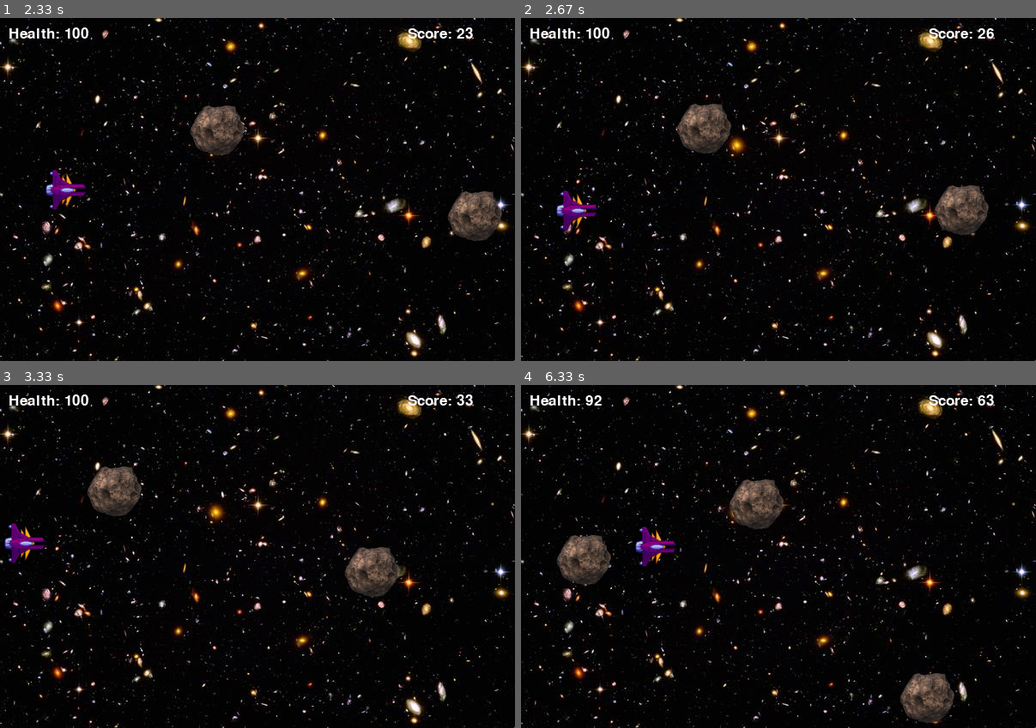
Above: before the commit, frames 1-4 (two rows, left to right).
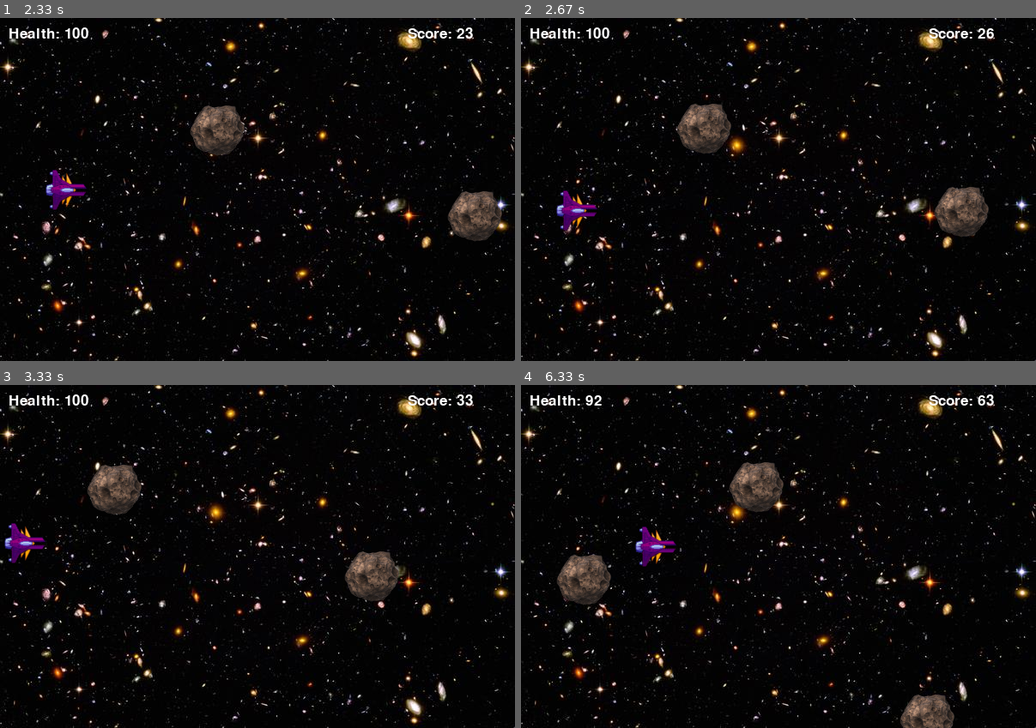
Above: after the commit, the same moments.

Repository: Andoree/Python-Study
Game: pygame game, started from refactoring/python-jango-master/python-jango-master/ProjectGame/Game.py
Same seed, same stepped clock (60 frames per second), same inputs: the game is played once before the commit and once after it.
Inputs:
- Up to frame 1 (2.33 s): hold Right 0.33-0.8 s; hold Up 0.83-1.13 s; hold Right 1.17-1.63 s; hold Left 1.67-2.2 s; hold Down from 2.23 s (still down)
- Up to frame 2 (2.67 s): release Down at 2.53 s; hold Left from 2.57 s (still down)
- Up to frame 3 (3.33 s): release Left at 2.97 s; hold Up from 3 s (still down)
- Up to frame 4 (6.33 s): release Up at 3.37 s; hold Right 3.4-4.03 s; hold Down 4.07-4.43 s; hold Left 4.47-4.93 s; hold Right 4.97-5.43 s; hold Up 5.47-5.77 s; hold Right 5.8-6.27 s; hold Left from 6.3 s (still down)

Frame 1 is identical in both runs. In frame 2, 0.4% of the frame differs, in the area x 80-91%, y 48-64%; in frame 3, 1.1%; in frame 4, 4.1%, in the area x 7-85%, y 22-100%.

Commit message:
FINAL version of refactoring asteroids game

Diff:
--- a/refactoring/python-jango-master/python-jango-master/ProjectGame/Asteroid.py
+++ b/refactoring/python-jango-master/python-jango-master/ProjectGame/Asteroid.py
@@ -2,5 +2,6 @@
 
 
 class Asteroid(FlyingObjects):
-    def __init__(self, cX, cY):
-        FlyingObjects.__init__(self, "asteroid.png", cX, cY)
+    # An: renamed cX, cY
+    def __init__(self, c_x, c_y):
+        FlyingObjects.__init__(self, "asteroid.png", c_x, c_y)
--- a/refactoring/python-jango-master/python-jango-master/ProjectGame/FlyingObjects.py
+++ b/refactoring/python-jango-master/python-jango-master/ProjectGame/FlyingObjects.py
@@ -2,7 +2,8 @@
 
 
 class FlyingObjects(pygame.sprite.Sprite):
-    def __init__(self, img, cX, cY):
+    # An: renamed cX and cY
+    def __init__(self, img, c_x, c_y):
         # Создаем спрайт из картинки
         pygame.init()
         pygame.sprite.Sprite.__init__(self)
@@ -10,8 +11,8 @@
         screen = pygame.display.get_surface()
         self.area = screen.get_rect()
         # Перемещаем картинку в её начальные координаты
-        self.rect.x = cX
-        self.rect.y = cY
+        self.rect.x = c_x
+        self.rect.y = c_y
 
     def load_image(self, name, colorkey=None):  # отображение картинок
         fullname = os.path.join('data', name)
--- a/refactoring/python-jango-master/python-jango-master/ProjectGame/Game.py
+++ b/refactoring/python-jango-master/python-jango-master/ProjectGame/Game.py
@@ -9,10 +9,10 @@
     screen_width = 600
     game_name = "Asteroids"
     x_coord = 5
-    SCREEN_BORDER = 50 # An
-    ASTEROID_SPEED = 1 # An
+    SCREEN_BORDER = 50  # An
+    ASTEROID_SPEED = 1  # An
     y_coord = screen_height / 2
-
+    ASTEROIDS_SPAWN_COORDINATES = ((500, 100), (800, 200), (1200, 350))  # An
     x_speed = 0
     y_speed = 0
 
@@ -21,9 +21,11 @@
 
     shag = 0  # счетчик, определяющий изменение направления движения астероидов
 
-    go1 = 0  # сдвиги астероидов по вертикали
-    go2 = 0
-    go3 = 0
+    # deleted unnecessary go1, go2, go3 variables
+
+    # An: this constructor
+    def __init__(self):
+        self.asteroid_shifts = [0, 0, 0]
 
     def init_window(self):
         pygame.init()
@@ -64,6 +66,7 @@
                     self.y_speed = -1
                 elif event.key == pygame.K_DOWN:
                     self.y_speed = 1
+
             if event.type == pygame.KEYUP:
                 if event.key == pygame.K_LEFT:
                     self.x_speed = 0
@@ -73,9 +76,11 @@
                     self.y_speed = 0
                 if event.key == pygame.K_DOWN:
                     self.y_speed = 0
-                    #An: SCREEN_BORDER const
-        self.x_coord = self.x_coord + self.x_speed
-        self.y_coord = self.y_coord + self.y_speed
+
+    # An: moved this from input method
+    # (input must be for input only. God object is not good)
+    def check_border_intersection(self):
+        # An: SCREEN_BORDER const
         if self.x_coord < 0:
             self.x_coord = 0
         if self.x_coord > self.screen_width - Game.SCREEN_BORDER:
@@ -85,13 +90,24 @@
         if self.y_coord > self.screen_height - Game.SCREEN_BORDER:
             self.y_coord = self.screen_height - Game.SCREEN_BORDER
 
+    # An: code from input method. Input must be input!!
+    def move(self):
+        self.x_coord = self.x_coord + self.x_speed
+        self.y_coord = self.y_coord + self.y_speed
+
     def action(self, bk):
         screen = pygame.display.get_surface()
         s = Spaceship(1, 320)
+        '''
         asteroid = Asteroid(500, 100)
         asteroid2 = Asteroid(800, 200)
         asteroid3 = Asteroid(1200, 350)
         asterow = [asteroid, asteroid2, asteroid3]
+        '''
+        asterow = []
+        # An: eliminated code duplicate
+        for point in Game.ASTEROIDS_SPAWN_COORDINATES:
+            asterow.append(Asteroid(point[0], point[1]))
         air = [s]
         asteroids = pygame.sprite.RenderPlain(asterow)
         ss = pygame.sprite.RenderPlain(air)
@@ -100,6 +116,8 @@
             timer.tick(600)
             if self.input(pygame.event.get()) == 1:
                 return 1, -1
+            self.move()
+            self.check_border_intersection()
             blocks_hit_list = pygame.sprite.spritecollide(s, asteroids, False)
             if len(blocks_hit_list) > 0:
                 self.score -= len(blocks_hit_list)
@@ -110,9 +128,20 @@
 
             s.rect.x = self.x_coord
             s.rect.y = self.y_coord
+            # An: eliminated code duplicate
+            for aster in asterow:
+                aster.rect.x = aster.rect.x - Game.ASTEROID_SPEED
+            '''
             asteroid.rect.x = asteroid.rect.x - Game.ASTEROID_SPEED
             asteroid2.rect.x = asteroid2.rect.x - Game.ASTEROID_SPEED
             asteroid3.rect.x = asteroid3.rect.x - Game.ASTEROID_SPEED
+            '''
+            # An : eliminated code diplicate(below this for-loop)
+            for i in range(len(asterow)):
+                if asterow[i].rect.x < 0:
+                    asterow[i].rect.x = Game.ASTEROIDS_SPAWN_COORDINATES[i][0]
+                    asterow[i].rect.y = Game.ASTEROIDS_SPAWN_COORDINATES[i][1]
+                    '''
             if asteroid.rect.x < 0:
                 asteroid.rect.x = 500
                 asteroid.rect.y = 100
@@ -122,14 +151,21 @@
             if asteroid3.rect.x < 0:
                 asteroid3.rect.x = 1200
                 asteroid3.rect.y = 350
+                    '''
             if self.shag > 300:
-                # self.shag = 0
-                self.go1 = random.randint(-1, 1)
-                self.go2 = random.randint(-1, 1)
-                self.go3 = random.randint(-1, 1)
-            asteroid.rect.y += self.go1
-            asteroid2.rect.y += self.go2
-            asteroid3.rect.y += self.go3
+                # An : eliminated code duplicate
+                for i in range(len(self.asteroid_shifts)):
+                    self.asteroid_shifts[i] = random.randint(-1, 1)
+                # self.go1 = random.randint(-1, 1)
+                # self.go2 = random.randint(-1, 1)
+                # self.go3 = random.randint(-1, 1)
+
+                # An : eliminated code duplicate
+            for i in range(len(self.asteroid_shifts)):
+                asterow[i].rect.y += self.asteroid_shifts[i]
+                # asteroid.rect.y += self.go1
+                # asteroid2.rect.y += self.go2
+                # asteroid3.rect.y += self.go3
             self.shag += 1
             screen.blit(bk, (0, 0))
             font = pygame.font.Font(None, 25)
@@ -151,4 +187,6 @@
         bk = self.draw_background()
         return self.action(bk)
 
-if __name__ == '__main__': Game().main()
+
+if __name__ == '__main__':
+    Game().main()
--- a/refactoring/python-jango-master/python-jango-master/ProjectGame/GameController.py
+++ b/refactoring/python-jango-master/python-jango-master/ProjectGame/GameController.py
@@ -1,5 +1,7 @@
-from MainMenu import Main as menu
-from Game import Game as game
+# An: as menu --> as MainMenu
+from MainMenu import Main as MainMenu
+# An: Game as game --> Game
+from Game import Game
 from GameOver import Main as gg
 import sys
 
@@ -15,9 +17,9 @@
 
 while 1:
     if state == 1:
-        state = menu.load(game_name, score, name)
+        state = MainMenu.load(game_name, score, name)
     elif state == 2:
-        state, score = game.main(game())
+        state, score = Game.main(Game())
     elif state == 3:
         state, name = gg.load(game_name, str(score))
     elif state == 4:
--- a/refactoring/python-jango-master/python-jango-master/ProjectGame/GameOver.py
+++ b/refactoring/python-jango-master/python-jango-master/ProjectGame/GameOver.py
@@ -1,5 +1,5 @@
 import pygame
-
+import Game
 import MainMenu
 
 title_font = pygame.font.Font(None, 50)
--- a/refactoring/python-jango-master/python-jango-master/ProjectGame/MainMenu.py
+++ b/refactoring/python-jango-master/python-jango-master/ProjectGame/MainMenu.py
@@ -17,12 +17,13 @@
         self.colour = colour
         self.surface = pygame.Surface(self.size)
 
+    # An: renamed xcoord, ycoord
     def draw(self):
         text = self.font.render(self.label, 1, self.colour)
         text_height = text.get_height()
-        ycoord = (self.surface.get_height() - text_height) / 2
-        xcoord = (self.surface.get_width() - text.get_width()) / 2
-        return text, (self.pos[0] + xcoord, self.pos[1] + ycoord)
+        y_coord = (self.surface.get_height() - text_height) / 2
+        x_coord = (self.surface.get_width() - text.get_width()) / 2
+        return text, (self.pos[0] + x_coord, self.pos[1] + y_coord)
 
 
 class Info:
@@ -87,7 +88,7 @@
             self.state = 2
 
     def _return(self):
-            return self.state + 2
+        return self.state + 2
 
 
 def load_scores(scores_file_name, score, name):
@@ -104,7 +105,7 @@
     scores_list = []
     for line in file:
         lines = line.split('$')
-        scores_list.append((lines[0], int(lines[1])),)
+        scores_list.append((lines[0], int(lines[1])), )
     scores_list.sort(key=lambda line: line[1], reverse=True)
     file = open(scores_file_name, 'w')
 
@@ -122,17 +123,16 @@
 
 
 class Main:
-
     pygame.init()
 
     @staticmethod
     def load(game_name, score, name):
         scores = load_scores('scores.txt', score, name)
         scores_list_info = (("Play game", -1, title_font, 0),
-             ("Scores", -1, subtitle_font, 50))
+                            ("Scores", -1, subtitle_font, 50))
         first_score_offset = 90
         for sc in scores:
-            scores_list_info = scores_list_info + ((sc[0] + ' '+ str(sc[1]), -1, text_font, first_score_offset),)
+            scores_list_info = scores_list_info + ((sc[0] + ' ' + str(sc[1]), -1, text_font, first_score_offset),)
             first_score_offset += 35
 
         info_text = (
--- a/refactoring/python-jango-master/python-jango-master/ProjectGame/Spaceship.py
+++ b/refactoring/python-jango-master/python-jango-master/ProjectGame/Spaceship.py
@@ -2,5 +2,6 @@
 
 
 class Spaceship(FlyingObjects):
-    def __init__(self, cX, cY):
-        FlyingObjects.__init__(self, "shuttle.png", cX, cY)
+    # An: renamed cX, cY
+    def __init__(self, c_x, c_y):
+        FlyingObjects.__init__(self, "shuttle.png", c_x, c_y)
Not shown, changed: refactoring/python-jango-master/python-jango-master/.gitignore
